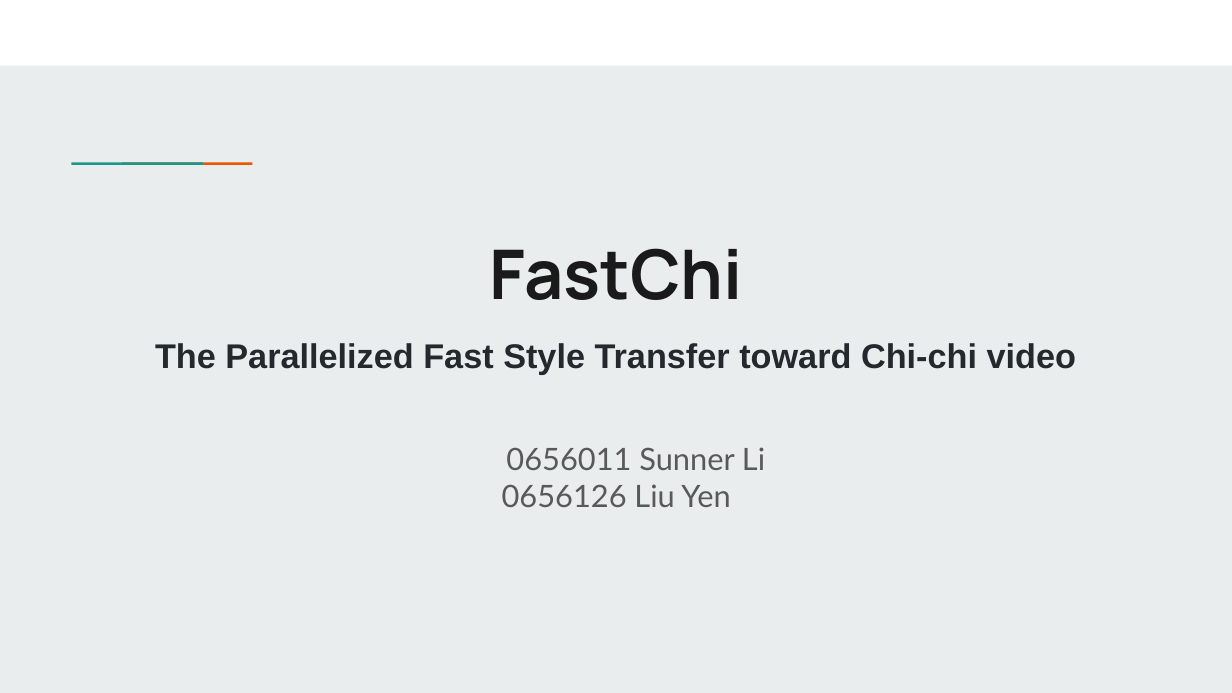
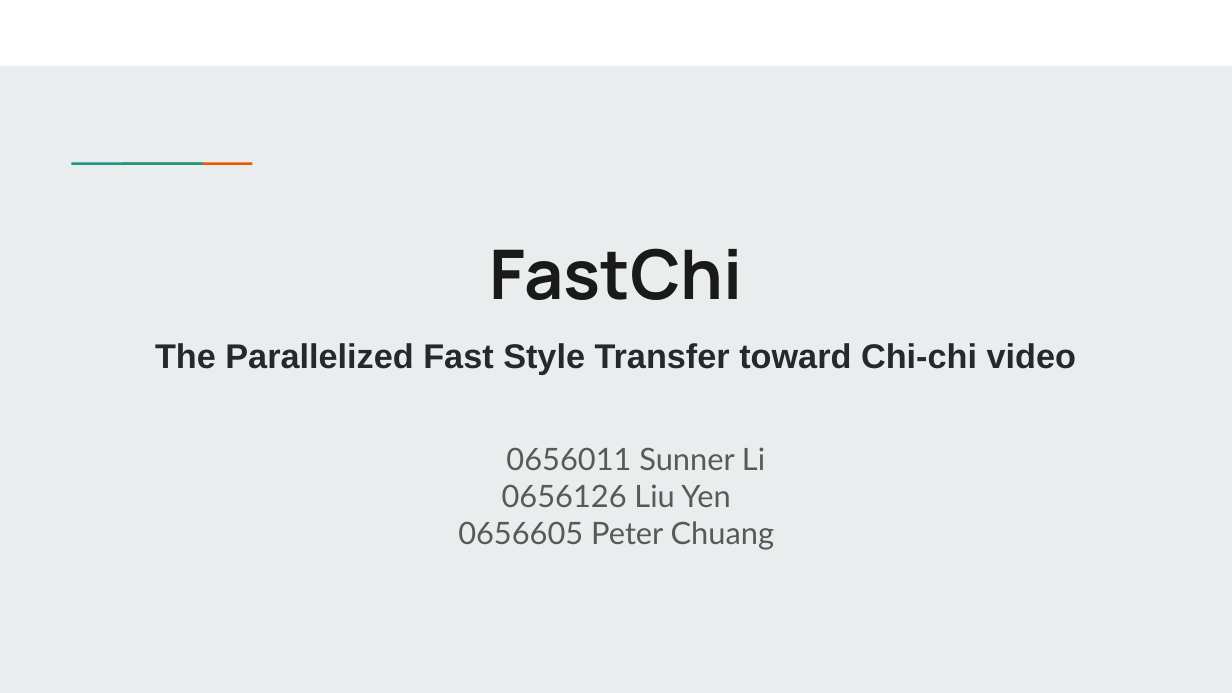
Before and after one commit to SunnerLi/FastChi, a slide deck: slide 1 of PP final project.pptx. Drawn at 1232x693 pixels with LibreOffice and Linux fonts; fonts in the diff are those of the drawing. Boxes give left, top, right and bottom in pixels: in the first picture for what was removed or moved away, otherwise in the second. Text is boxed around its words. In the diff, an @@ line names an element or a change of style, - is before the commit and + after.

Commit message:
update ppt

```diff
--- a/PP final project.pptx
+++ b/PP final project.pptx
@@ subtitle at (x1=458, y1=521, x2=774, y2=550): paragraph added @@
+0656605 Peter Chuang
```
Also in this commit, not shown: 4 slides added, 4 slides removed, 2 other files.
